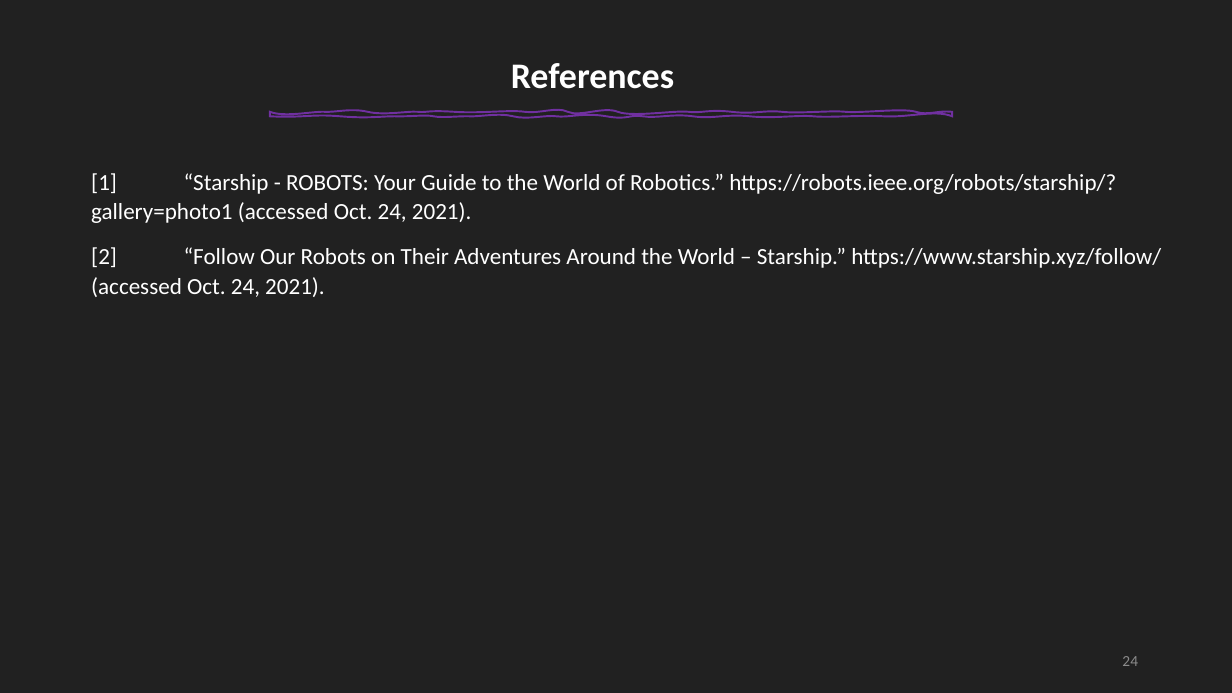
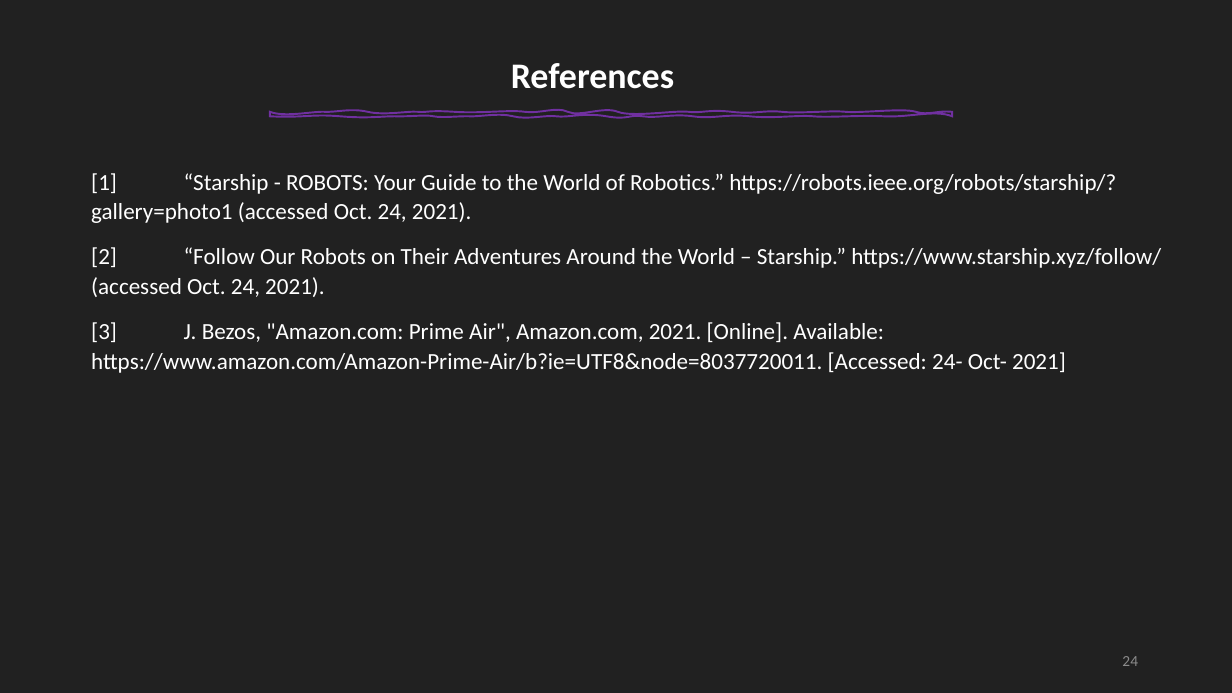
Before and after one commit to Mhd-Ghd/on-campus-delivery-robot, a slide deck: slide 24 of reports/report-2/Press#2.pptm. Drawn at 1232x693 pixels with LibreOffice and Linux fonts; fonts in the diff are those of the drawing. Boxes give left, top, right and bottom in pixels: in the first picture for what was removed or moved away, otherwise in the second. Text is boxed around its words. In the diff, an @@ line names an element or a change of style, - is before the commit and + after.

```diff
--- a/reports/report-2/Press#2.pptm
+++ b/reports/report-2/Press#2.pptm
@@ text at (x1=91, y1=322, x2=1066, y2=373): paragraph added @@
+[3] J. Bezos, "Amazon.com: Prime Air", Amazon.com, 2021. [Online]. Available: https://www.amazon.com/Amazon-Prime-Air/b?ie=UTF8&node=8037720011. [Accessed: 24- Oct- 2021]
```
Also in this commit, not shown: 1 other slide changed, 1 slide added, 1 slide removed, 2 other files.
